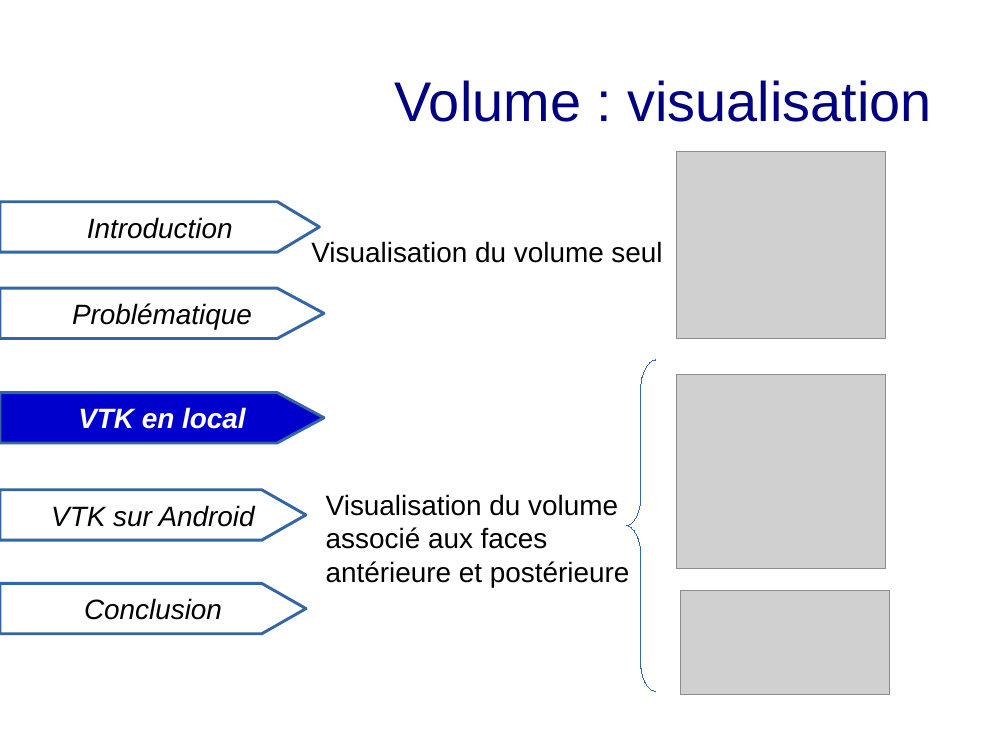
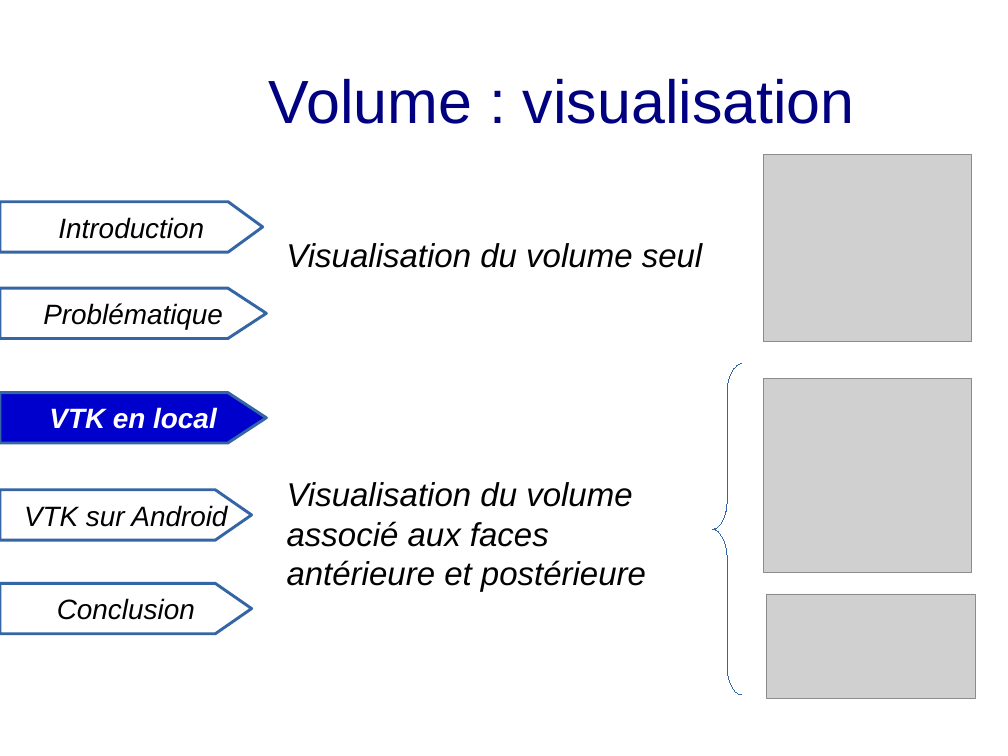
Before and after one commit to exopole/gitVTK, a slide deck: slide 16 of Presentation/rapport/soutenance.odp. Drawn at 1008x756 pixels with LibreOffice and Linux fonts; fonts in the diff are those of the drawing; grey boxes stand for pictures. Boxes give left, top, right and bottom in pixels: in the first picture for what was removed or moved away, otherwise in the second. Text is boxed around its words. In the diff, an @@ line names an element or a change of style, - is before the commit and + after.

```diff
--- a/Presentation/rapport/soutenance.odp
+++ b/Presentation/rapport/soutenance.odp
@@ title "Volume : visualisation": place and size @@
-title "Volume : visualisation" at box(395, 80, 932, 122)
+title "Volume : visualisation" at box(269, 78, 855, 124)
@@ title "Volume : visualisation" at box(269, 78, 855, 124): size 44 to 48 pt; alignment centre to left @@
@@ freeform shape "Introduction": place and size @@
-freeform shape "Introduction" at box(0, 202, 319, 252)
+freeform shape "Introduction" at box(0, 202, 263, 252)
@@ text "Visualisation du volume seul": place and size @@
-text "Visualisation du volume seul" at box(311, 241, 662, 263)
+text "Visualisation du volume seul" at box(286, 243, 703, 268)
@@ text "Visualisation du volume seul" at box(286, 243, 703, 268): size 22 to 26 pt, italic on @@
@@ freeform shape "Problématique": place and size @@
-freeform shape "Problématique" at box(0, 288, 324, 338)
+freeform shape "Problématique" at box(0, 288, 266, 338)
@@ 3 pictures, 1 freeform shape: place and size @@
-3 pictures, 1 freeform shape at box(627, 151, 889, 695)
+3 pictures, 1 freeform shape at box(713, 155, 976, 699)
@@ freeform shape "VTK en local": place and size @@
-freeform shape "VTK en local" at box(0, 392, 324, 443)
+freeform shape "VTK en local" at box(0, 392, 266, 443)
@@ text "Visualisation du volume" at box(287, 482, 646, 592): size 22 to 26 pt, italic on @@
@@ text "Visualisation du volume": place and size @@
-text "Visualisation du volume" at box(326, 494, 629, 587)
+text "Visualisation du volume" at box(287, 482, 646, 592)
@@ freeform shape "VTK sur Android": place and size @@
-freeform shape "VTK sur Android" at box(0, 490, 306, 541)
+freeform shape "VTK sur Android" at box(0, 490, 252, 541)
@@ freeform shape "Conclusion": place and size @@
-freeform shape "Conclusion" at box(0, 584, 306, 634)
+freeform shape "Conclusion" at box(0, 584, 252, 634)
```
Also in this commit, not shown: 19 other slides changed, 2 other files.
